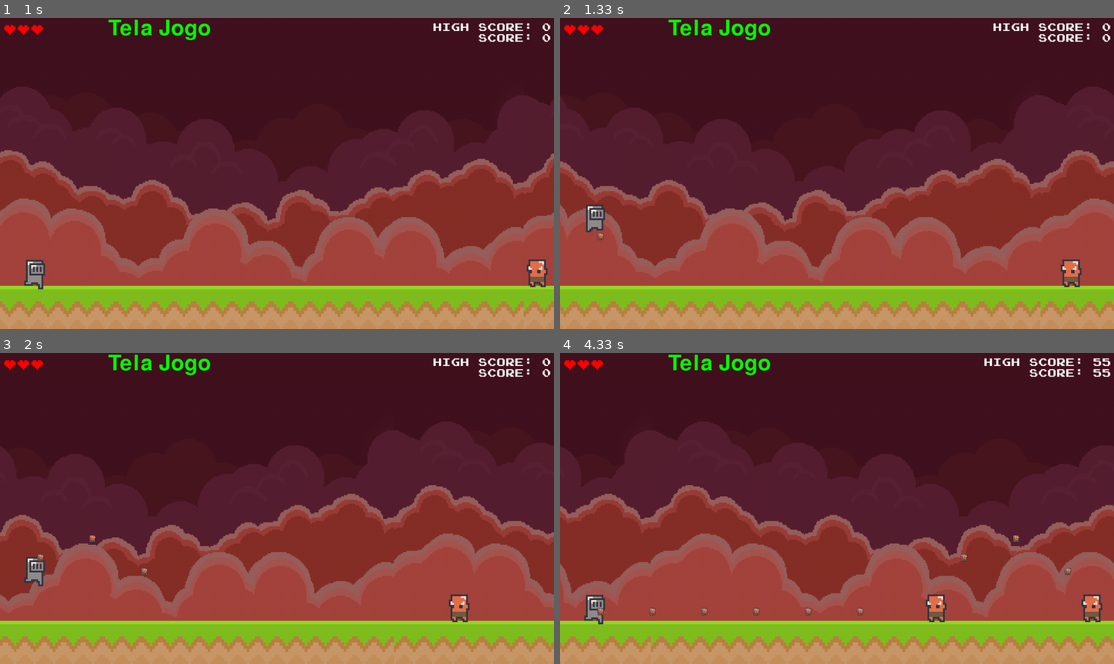
Above: before the commit, frames 1-4 (two rows, left to right).
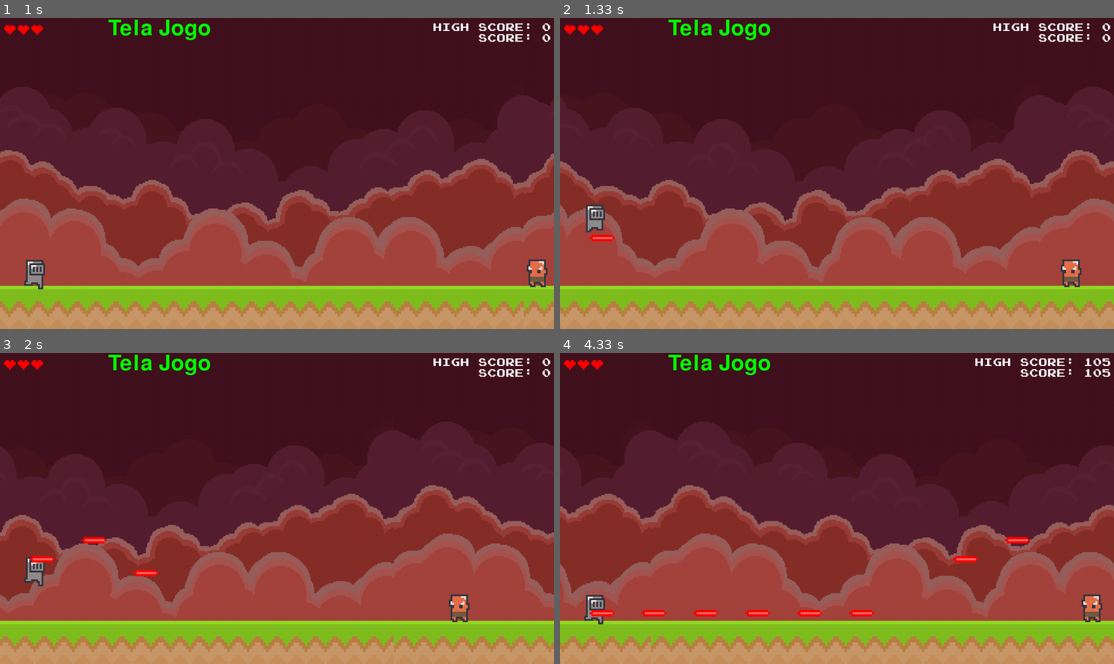
Above: after the commit, the same moments.

Repository: insper-classroom/devlife-23-1-projeto-pygame-henrique-e-guilherme
Game: pygame game, started from jogo/funcoes/jogo.py
The game is run twice, just before and just after one commit, with the same random seed, the same clock (stepped at 60 frames per second) and the same inputs.
Inputs (mouse positions are in pixels of both pictures, inside the frame that each line leads up to):
- Up to frame 1 (1 s): tap Space at 0.33, 0.73 s
- Up to frame 2 (1.33 s): tap Space at 1.03 s; click (665, 126) at 1.22 s
- Up to frame 3 (2 s): click (481, 617) at 1.55 s; click (288, 402) at 1.88 s
- Up to frame 4 (4.33 s): click (809, 589) at 2.22 s; click (820, 455) at 2.55 s; click (759, 443) at 2.88 s; click (981, 480) at 3.22 s; click (1008, 502) at 3.55 s; click (953, 452) at 3.88 s; click (676, 449) at 4.22 s

Frame 1 is identical in both runs. In frame 2, less than 0.1% of the frame differs, in the area x 5-10%, y 69-72%; in frame 3, 0.3%; in frame 4, 1.5%, in the area x 5-98%, y 1-87%.

Commit message:
Imagem do tiro

Diff:
--- a/jogo/funcoes/classes.py
+++ b/jogo/funcoes/classes.py
@@ -401,7 +401,8 @@
 class Tiro (pygame.sprite.Sprite):
     def __init__(self, jogador_center_y):
         pygame.sprite.Sprite.__init__(self)
-        self.image = pygame.image.load('jogo/assets/inimigo_provisorio.png').convert_alpha()
+        self.image = pygame.image.load('jogo/assets/tiro.png').convert_alpha()
+        self.image = pygame.transform.scale_by(self.image, 0.5)
         self.rect = self.image.get_rect()
 
         self.rect.centery = jogador_center_y
@@ -473,8 +474,6 @@
         else:
             return self
 
-print ('oi')
-
 
 
 #Fonte: https://www.youtube.com/watch?v=nXOVcOBqFwM&ab_channel=CodingWithRuss
Binary file added: jogo/assets/tiro.png
